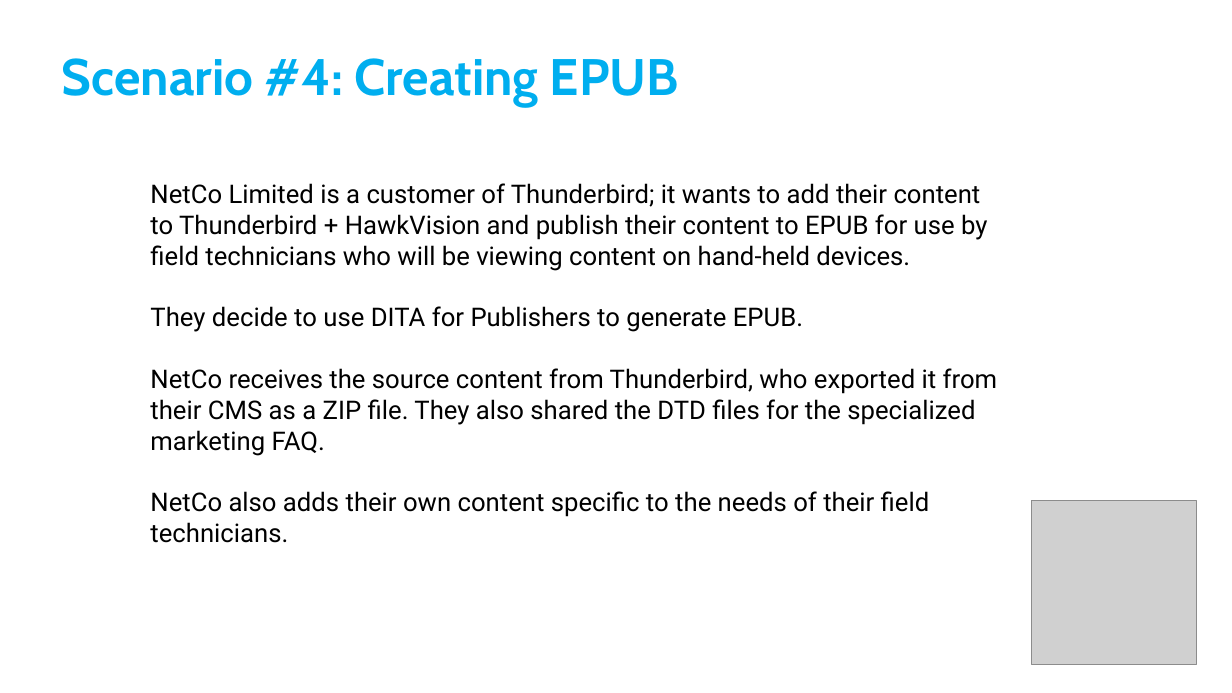
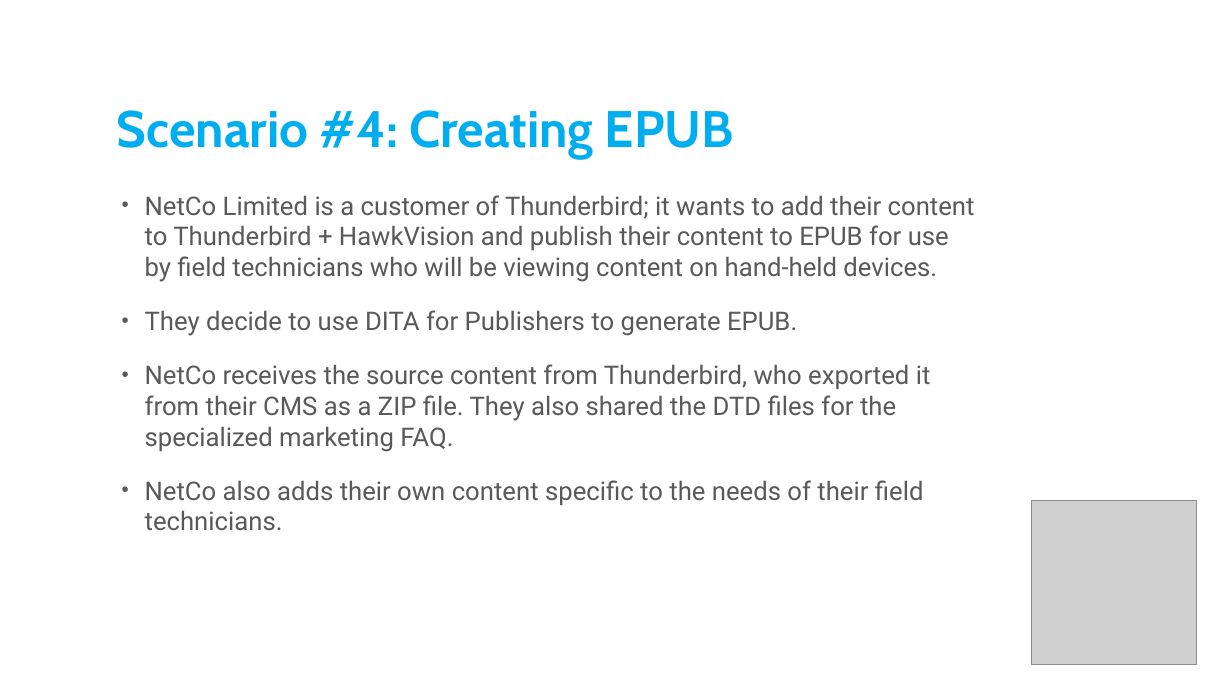
Before and after one commit to dita-tekom-interoperability-demo/demo-doc-source, a slide deck: slide 1 of DITA for Publishers scenario.pptx. Drawn at 1232x693 pixels with LibreOffice and Linux fonts; fonts in the diff are those of the drawing; grey boxes stand for pictures; background and template pictures are left out. Boxes give left, top, right and bottom in pixels: in the first picture for what was removed or moved away, otherwise in the second. Text is boxed around its words. In the diff, an @@ line names an element or a change of style, - is before the commit and + after.

```diff
--- a/DITA for Publishers scenario.pptx
+++ b/DITA for Publishers scenario.pptx
@@ title "Scenario #4: Creating EPUB": place and size @@
-title "Scenario #4: Creating EPUB" at (62, 58, 679, 106)
+title "Scenario #4: Creating EPUB" at (117, 110, 734, 158)
@@ text "NetCo Limited is a customer ...": place and size @@
-text "NetCo Limited is a customer ..." at (150, 183, 998, 543)
+text "NetCo Limited is a customer ..." at (145, 195, 975, 530)
@@ text "NetCo Limited is a customer ..." at (145, 195, 975, 530): text colour #000000 to #595959; bullet none to •; more space between paragraphs @@
```
Also in this commit, not shown: 5 other slides changed, 3 other files.
